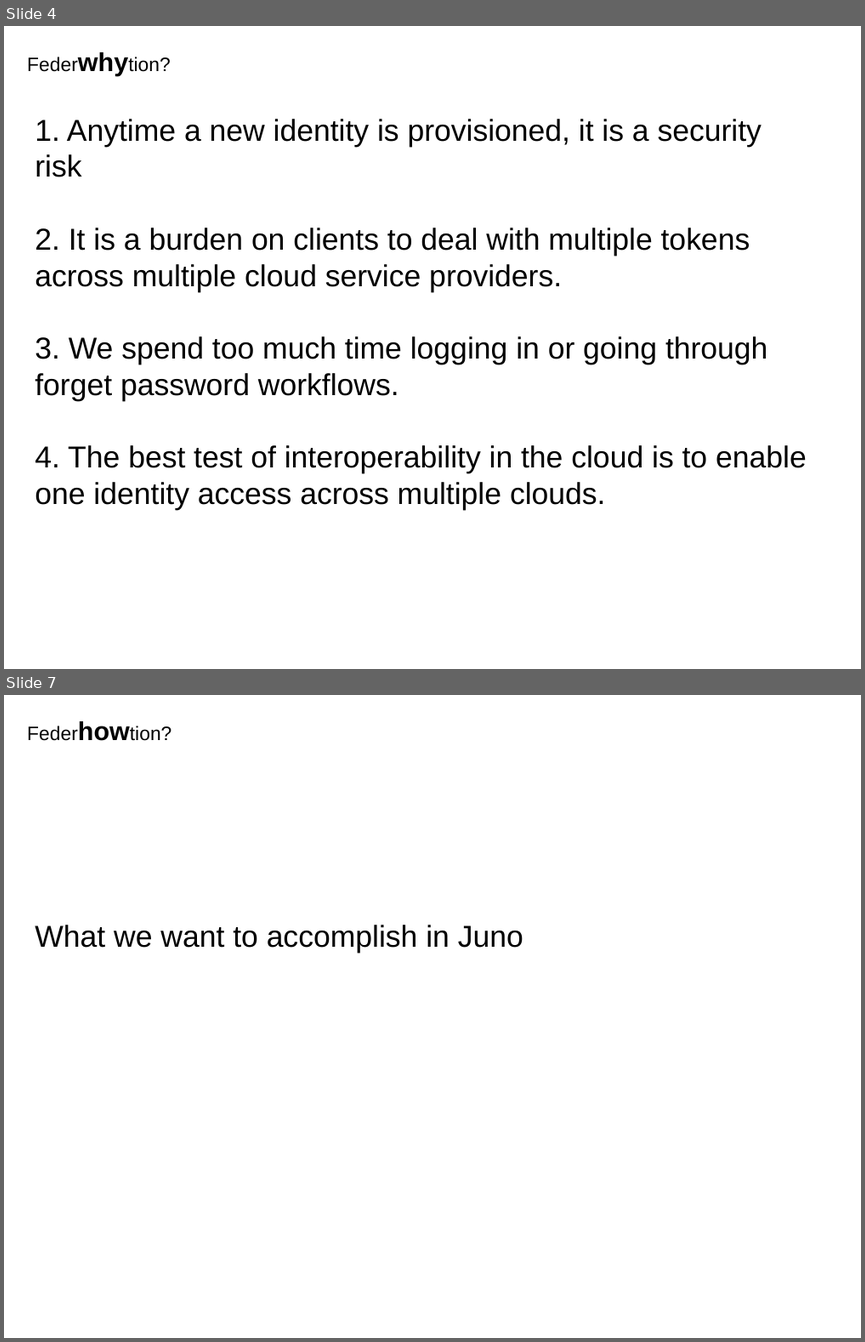
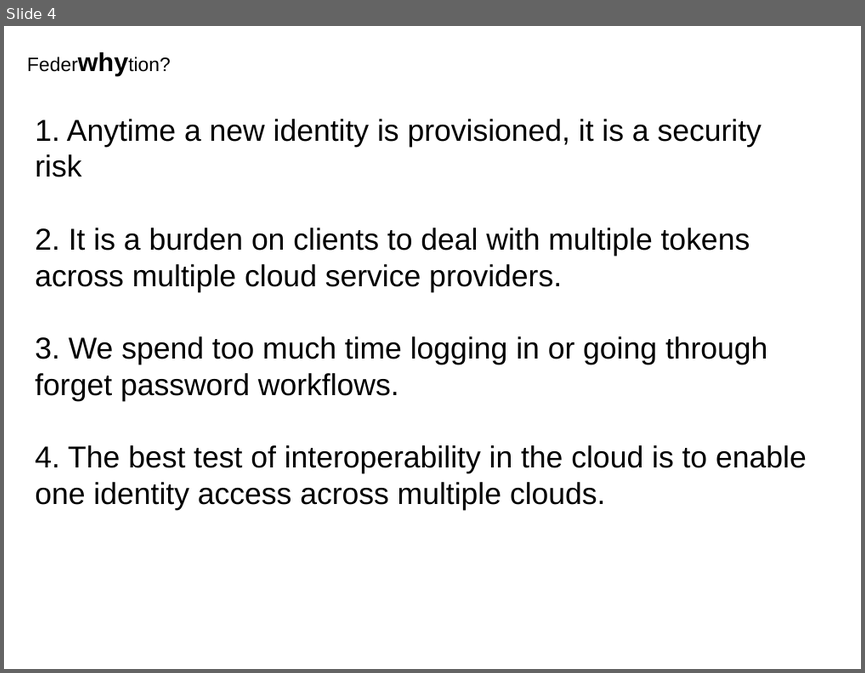
Before and after one commit to joesavak/OpenStackFederation, a slide deck: os-federation.odp. Shown one above the other, each under a label of ours: slides 4 and 7 before the commit, slide 4 after it; the slides between them are not shown. The pictures are 865x1342 and 865x673 pixels, drawn with LibreOffice and Linux fonts; fonts in the diff are those of the drawing. Boxes give left, top, right and bottom in pixels: in the first picture for what was removed or moved away, otherwise in the second. Text is boxed around its words. In the diff, an @@ line names an element or a change of style, - is before the commit and + after.

```diff
--- a/os-federation.odp
+++ b/os-federation.odp
@@ slide 7 removed at bbox=[4, 695, 861, 1338], background #FFFFFF @@
@@ text removed at bbox=[19, 710, 276, 747] @@
-Federhowtion?
@@ text removed at bbox=[35, 925, 523, 953] @@
-What we want to accomplish in Juno
```
Also in this commit, not shown: 2 slides changed, 12 slides added.
